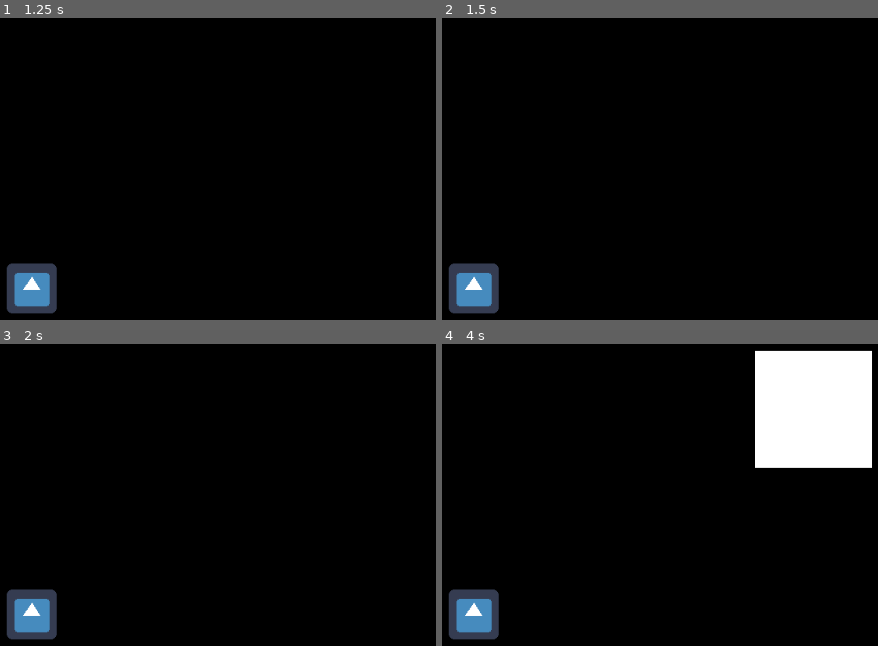
Above: before the commit, frames 1-4 (two rows, left to right).
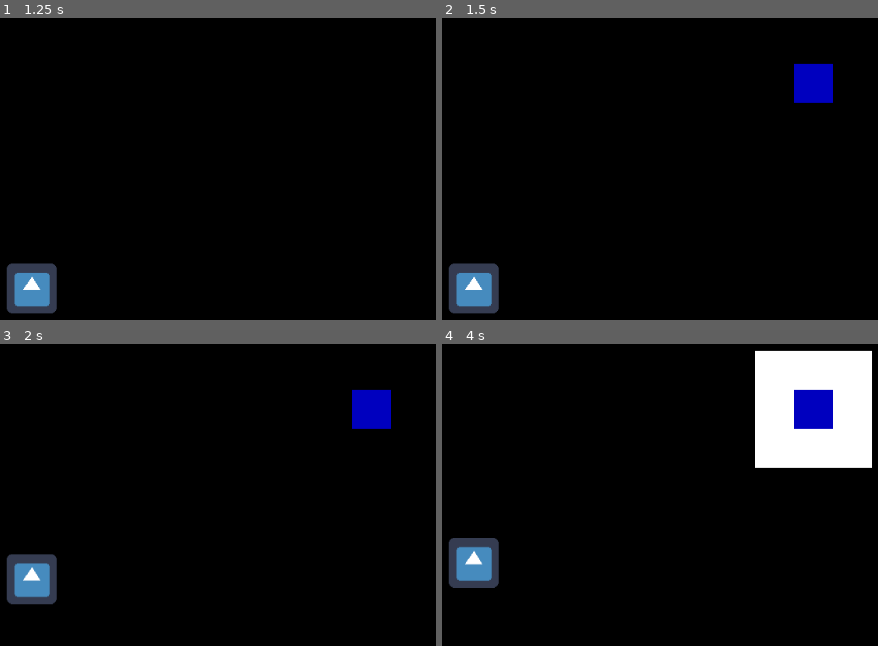
Above: after the commit, the same moments.

Repository: GamuxUnicamp/HIT_IT
Game: Godot game, scene res://scenes/Game.tscn
Two runs of this game, one before a commit and one after it. Both use one fixed random seed, a clock stepped at 60 frames per second and the inputs below. The engine's default icon, where the game draws it, is replaced by a stand-in: a white triangle on a blue panel in a dark square.
Inputs:
- Up to frame 1 (1.25 s): tap Enter (ui_accept) at 0.5, 0.77 s
- Up to frame 2 (1.5 s): no input
- Up to frame 3 (2 s): tap Enter (ui_accept) at 1.52 s
- Up to frame 4 (4 s): tap Enter (ui_accept) at 2.75, 3.02, 3.77 s

Frame 1 is identical in both runs. In frame 2, 1.2% of the frame differs, in the area x 80-90%, y 15-29%; in frame 3, 4.2%; in frame 4, 5.0%, in the area x 1-90%, y 14-99%.

Commit message:
Definindo o contratempo (ainda tá errado)

Diff:
--- a/scenes/Game.tscn
+++ b/scenes/Game.tscn
@@ -11,13 +11,20 @@
 margin_right = 1030.0
 margin_bottom = 600.0
 
-[node name="Signal" type="Panel" parent="."]
+[node name="RythmSignal" type="Panel" parent="."]
 visible = false
 margin_left = 430.0
 margin_top = 210.0
 margin_right = 580.0
 margin_bottom = 360.0
 
+[node name="SetbackSignal" type="Panel" parent="."]
+visible = false
+margin_left = 480.0
+margin_top = 260.0
+margin_right = 530.0
+margin_bottom = 310.0
+
 [node name="Character" parent="." instance=ExtResource( 2 )]
 position = Vector2( 70, 340 )
 
--- a/scripts/Game.gd
+++ b/scripts/Game.gd
@@ -1,10 +1,13 @@
 extends Node2D
 
 onready var background_panel = $Background
-onready var signal_panel = $Signal
+onready var rythm_signal_panel = $RythmSignal
+onready var setback_signal_panel = $SetbackSignal
 
 var rythm_timer = Timer.new()
 var rythm_threshold_timer = Timer.new()
+var rythm_setback_delay_timer = Timer.new()
+var rythm_setback_timer = Timer.new()
 
 var press_time = false
 
@@ -13,16 +16,20 @@
 func _ready():
 	# Definir e adicionar estilos (cores) para os painéis
 	var background_style = StyleBoxFlat.new()
-	var signal_style = StyleBoxFlat.new()
+	var rythm_signal_style = StyleBoxFlat.new()
+	var setback_signal_style = StyleBoxFlat.new()
 
 	background_style.set_bg_color(Color(0,0,0))
-	signal_style.set_bg_color(Color(1,1,1))
+	rythm_signal_style.set_bg_color(Color(1,1,1))
+	setback_signal_style.set_bg_color(Color(0,0,.75))
 
 	background_panel.add_stylebox_override("panel", background_style)
-	signal_panel.add_stylebox_override("panel", signal_style)
+	rythm_signal_panel.add_stylebox_override("panel", rythm_signal_style)
+	setback_signal_panel.add_stylebox_override("panel", setback_signal_style)
 
 	background_panel.update()
-	signal_panel.update()
+	rythm_signal_panel.update()
+	setback_signal_panel.update()
 
 	# Definir o ritmo do jogo
 	rythm_timer.set_wait_time(0.8)
@@ -35,6 +42,16 @@
 	rythm_threshold_timer.connect("timeout", self, "_on_threshold_timeout")
 	add_child(rythm_threshold_timer)
 
+	# Definir o delay do contratempo
+	rythm_setback_delay_timer.set_wait_time(0.1)
+	rythm_setback_delay_timer.connect("timeout", self, "_on_setback_delay_timeout")
+	add_child(rythm_setback_delay_timer)
+
+	# Definir o contratempo
+	rythm_setback_timer.set_wait_time(0.2)
+	rythm_setback_timer.connect("timeout", self, "_on_setback_timeout")
+	add_child(rythm_setback_timer)
+
 func _input(event):
 	# Fazer o personagem pular caso o jogador acerte
 	if event.is_action_pressed("ui_accept"):
@@ -46,7 +63,7 @@
 
 func _on_rythm_timeout():
 	# Exibir o quadrado branco
-	signal_panel.show()
+	rythm_signal_panel.show()
 
 	# O jogador deve reagir
 	press_time = true
@@ -56,8 +73,26 @@
 	rythm_threshold_timer.start()
 
 func _on_threshold_timeout():
+	print('chamou')
 	# Esconder o quadrado branco
-	signal_panel.hide()
+	rythm_signal_panel.hide()
 
 	# O jogador não deve mais pressionar
 	press_time = false
+
+	rythm_setback_delay_timer.start()
+
+func _on_setback_delay_timeout():
+	# Mostrar o quadrado azul
+	setback_signal_panel.show()
+
+	# Iniciar o tempo de resposta do contratempo
+	rythm_setback_timer.start()
+	press_time = true
+
+func _on_setback_timeout():
+	# Esconder o quadrado azul
+	setback_signal_panel.hide()
+
+	# O jogador não deve mais pressionar
+	press_time = false
